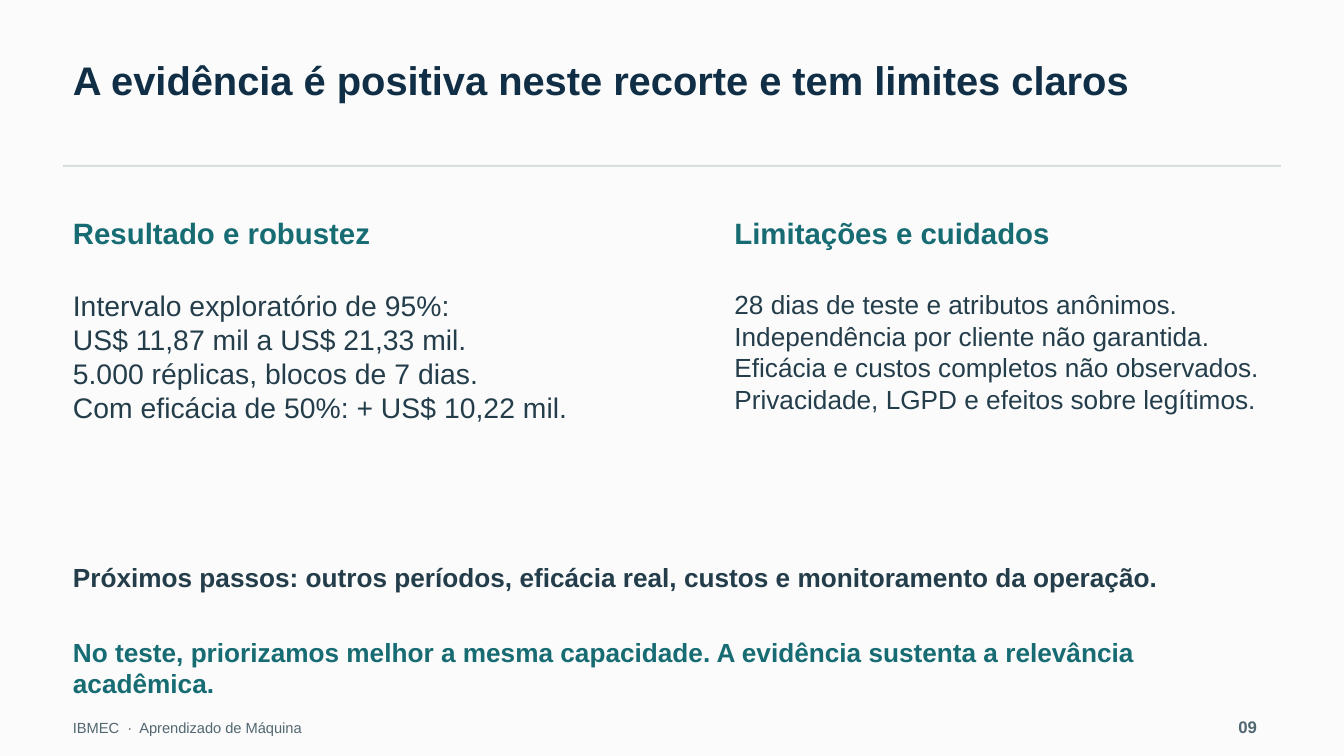
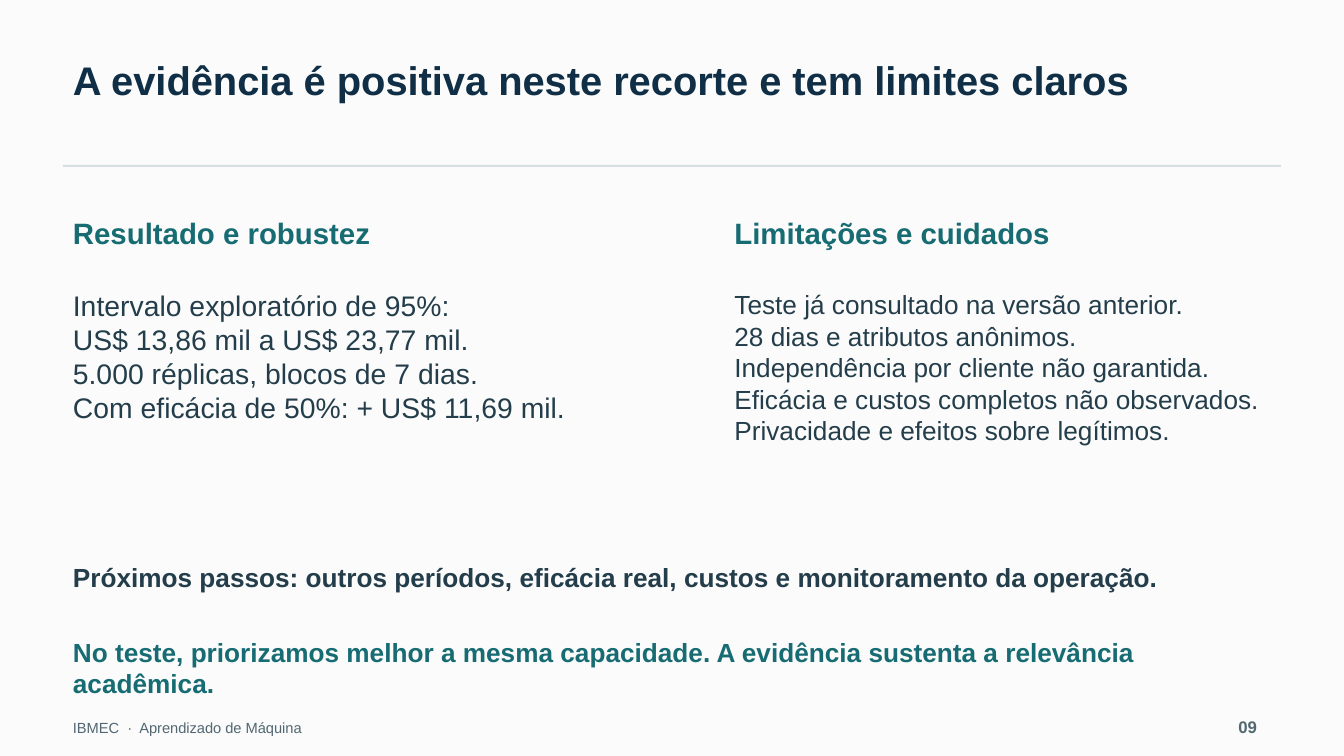
Before and after one commit to joao-castroo/deteccao-fraudes-ml-ibmec, a slide deck: slide 9 of deliverables/apresentacao_Fraude.pptx. Drawn at 1344x756 pixels with LibreOffice and Linux fonts; fonts in the diff are those of the drawing. Boxes give left, top, right and bottom in pixels: in the first picture for what was removed or moved away, otherwise in the second. Text is boxed around its words. In the diff, an @@ line names an element or a change of style, - is before the commit and + after.

```diff
--- a/deliverables/apresentacao_Fraude.pptx
+++ b/deliverables/apresentacao_Fraude.pptx
@@ text at <box>734,294,1183,347</box>: text changed @@
-28 dias de teste e atributos anônimos.
+Teste já consultado na versão anterior.
+28 dias e atributos anônimos.
@@ text at <box>73,329,468,354</box>: text changed @@
-US$ 11,87 mil a US$ 21,33 mil.
+US$ 13,86 mil a US$ 23,77 mil.
@@ text at <box>73,397,565,422</box>: text changed @@
-Com eficácia de 50%: + US$ 10,22 mil.
+Com eficácia de 50%: + US$ 11,69 mil.
@@ text at <box>734,420,1170,446</box>: text changed @@
-Privacidade, LGPD e efeitos sobre legítimos.
+Privacidade e efeitos sobre legítimos.
```
Also in this commit, not shown: 5 other slides changed, 44 other files.
